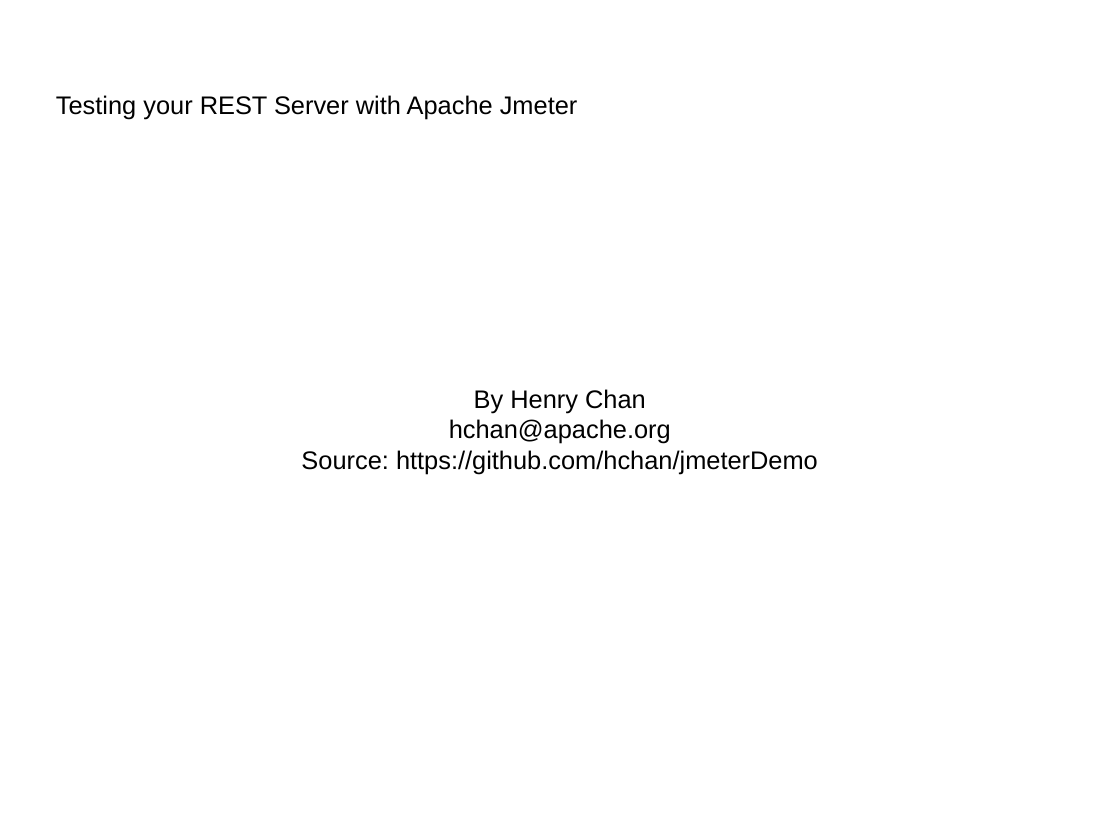
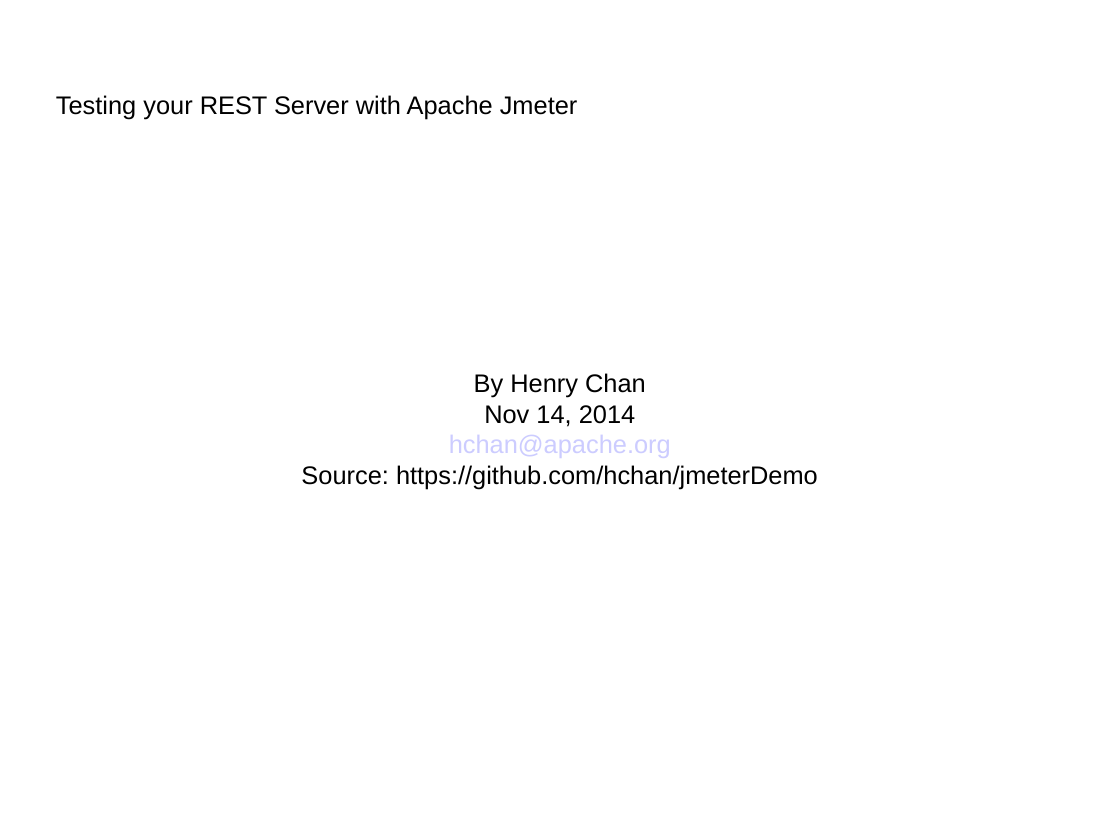
Before and after one commit to hchan/jmeterDemo, a slide deck: slide 1 of jmeterDemo.ppt. Drawn at 1120x840 pixels with LibreOffice and Linux fonts; fonts in the diff are those of the drawing; background and template pictures are left out. Boxes give left, top, right and bottom in pixels: in the first picture for what was removed or moved away, otherwise in the second. Text is boxed around its words. In the diff, an @@ line names an element or a change of style, - is before the commit and + after.

```diff
--- a/jmeterDemo.ppt
+++ b/jmeterDemo.ppt
@@ text at (301, 373, 818, 489): text colour #000000 to #CCCCFF in "hchan@apache.org" @@
@@ text at (484, 405, 635, 427): paragraph added @@
+Nov 14, 2014
```
Also in this commit, not shown: 3 other slides changed, 1 slide added, 1 other file.
